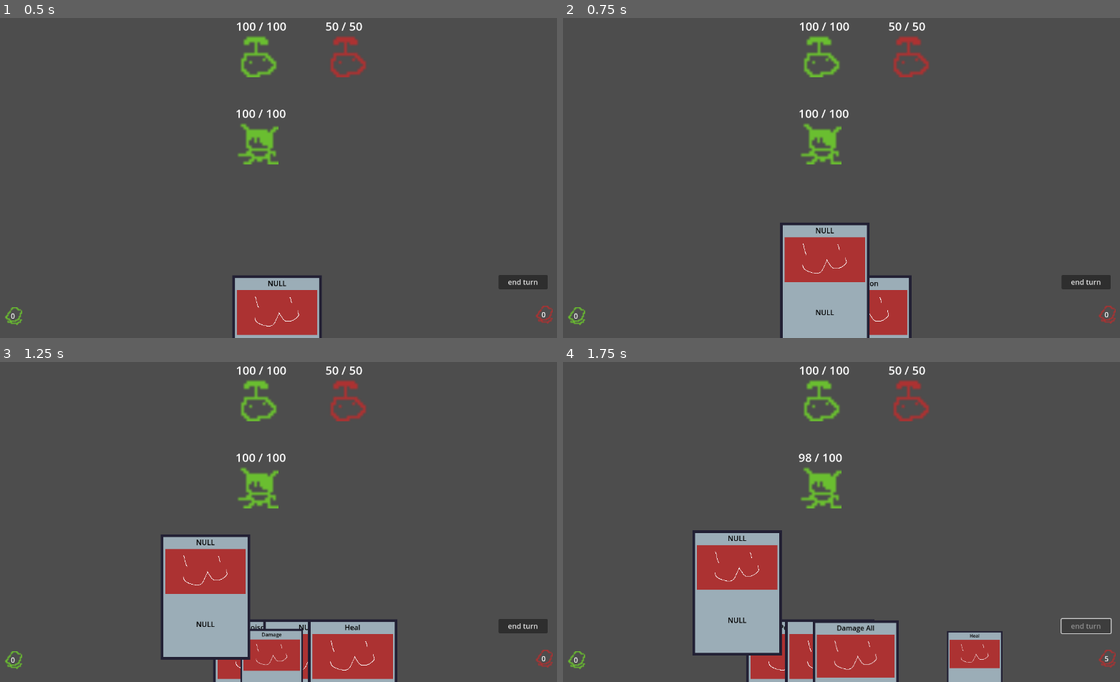
Above: before the commit, frames 1-4 (two rows, left to right).
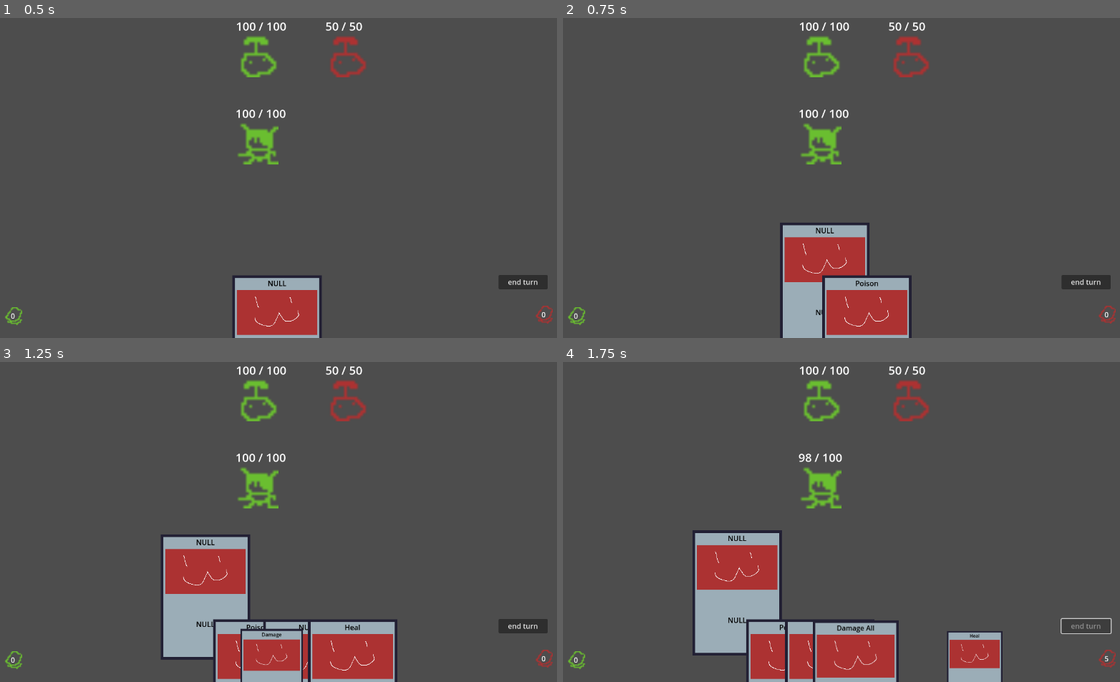
Above: after the commit, the same moments.

Repository: Saplings-Projects/1M_sub
Game: Godot game, scene res://#Scenes/TestingScene.tscn
Same seed, same stepped clock (60 frames per second), same inputs: the game is played once before the commit and once after it.
Inputs (mouse positions are in pixels of both pictures, inside the frame that each line leads up to):
- Up to frame 1 (0.5 s): no input
- Up to frame 2 (0.75 s): click (841, 337) at 0.5 s
- Up to frame 3 (1.25 s): no input
- Up to frame 4 (1.75 s): click "end turn" at 1.25 s

Frame 1 is identical in both runs. In frame 2, 1.4% of the frame differs, in the area x 46-56%, y 80-100%; in frame 3, 0.6%; in frame 4, 0.5%.

Commit message:
Fix z-ordering of cards
Cards are moved to the top of the hierarchy if they are hovered. This makes it to where cards below this card can't be hovered.

Diff:
--- a/Cards/CardContainer.gd
+++ b/Cards/CardContainer.gd
@@ -259,12 +259,17 @@
 
 func _focus_card(card: CardWorld, offset: float) -> void:
 	card.get_card_movement_component().state_properties.desired_position.y = -offset
-	card.z_index = 1
+
+	# children at the top of the hierarchy will render in front
+	move_child(card, get_child_count())
 
 
 func _unfocus_card(card: CardWorld) -> void:
 	card.get_card_movement_component().state_properties.desired_position.y = 0
-	card.z_index = 0
+
+	# move back to original place in the hierarchy
+	var card_index: int = cards_in_hand.find(card)
+	move_child(card, card_index)
 
 
 func _update_card_positions() -> void:
